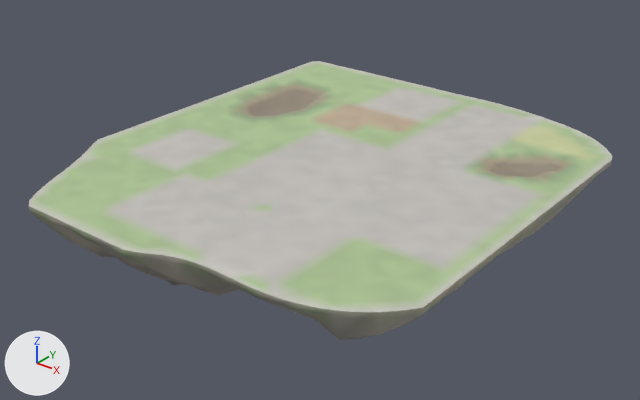
One commit to the glTF model godot_project/remake/sky/islands/SKY-039.rock.glb: the scene before it, then after it.
Both versions are drawn from a 50 mm lens placed at (140.7, -181.0, 97.1), pointed at (-2.8, -1.6, -14.1). Lighting does not change. The marker at lower left points along +X, +Y and +Z. The older version comes first.

Script lines for the objects in view, before the commit:
```python
me_deck_col = bpy.data.meshes.new('deck-col')
me_deck_col.from_pydata(...)  # 1226 vertices, 2290 faces; spans x -60.5..62.4, y -71.9..67.7, z -2.3..0.0
me_deck_col.materials.append(mat_sky_deck)
me_rock = bpy.data.meshes.new('rock')
me_rock.from_pydata(...)  # 716 vertices, 1270 faces; spans x -60.5..62.4, y -71.9..67.7, z -39.4..0.0
me_rock.materials.append(mat_sky_rock)
ob_deck_col = bpy.data.objects.new('deck-col', me_deck_col)
ob_deck_col.location = (0.0, 0.0, 0.0)
ob_rock = bpy.data.objects.new('rock', me_rock)
ob_rock.location = (0.0, 0.0, 0.0)
```
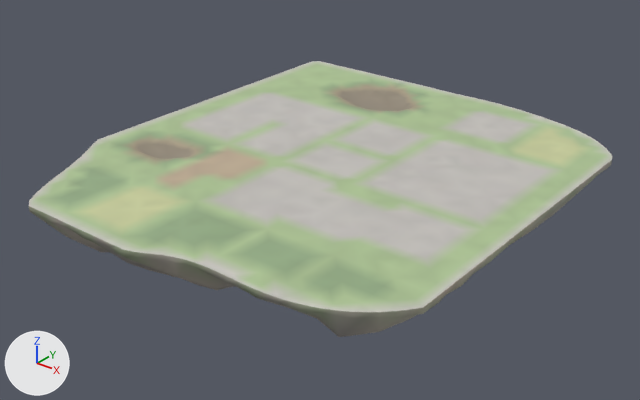
The change in detail:
me_deck_col is used by ob_deck_col; location (0.0, 0.0, 0.0).
me_deck_col had 1226 vertices, 2290 faces and spanned x -60.5..62.4, y -71.9..67.7, z -2.3..0.0.
me_deck_col now has 1221 vertices, 2280 faces and spans x -60.5..62.4, y -71.9..67.7, z -2.3..0.0.
me_deck_col part 1: 34 vertices moved from x -48.3..-12.5, y 14.3..55.7, z -2.3..0.0 to x -48.5..-12.5, y 15.7..57.4, z -2.2..0.0; 113 vertices removed from x -48.5..-4.5, y 10.8..59.7, z -2.3..0.0; 110 vertices added at x -48.5..-4.3, y 11.7..59.7, z -2.2..0.0.
me_deck_col part 2: 5 vertices moved from x -44.5..-40.5, y -28.3..-20.3, z 0.0 to x -48.3..-44.0, y -23.0..-20.3, z -1.2..-0.2; 17 vertices removed from x -52.5..-28.5, y -32.3..-20.3, z 0.0; 57 vertices added at x -52.5..-28.5, y -32.3..-19.8, z -2.3..-0.1.
me_deck_col part 3: 6 vertices moved from x 36.8..55.5, y 18.6..35.7, z -1.1..-0.2 to x 39.5..55.5, y 19.7..35.7, z 0.0; 55 vertices removed from x 35.5..54.1, y 19.0..35.7, z -2.2..-0.1; 13 vertices added at x 35.5..51.5, y 19.7..35.7, z 0.0.
me_deck_col part 4: 940 kept faces spanning x -56.5..59.5, y -68.3..67.7, z -2.2..0.0 get new vertex colours.

Boxes [x1, y1, x2, y2] around the edits, measured in the pictures (640 x 400 px; the box of a moved part takes in the faces that stretch with it):
part 1 of me_deck_col, moved or reshaped
    before: [226, 81, 429, 119]
    after: [226, 81, 436, 122]
part 2 of me_deck_col, cut back
    before: [108, 130, 208, 163]
    after: [108, 130, 208, 167]
part 3 of me_deck_col, built on
    before: [472, 151, 586, 185]
    after: [472, 148, 586, 185]
part 4 of me_deck_col, recoloured
    both: [49, 79, 595, 300]
